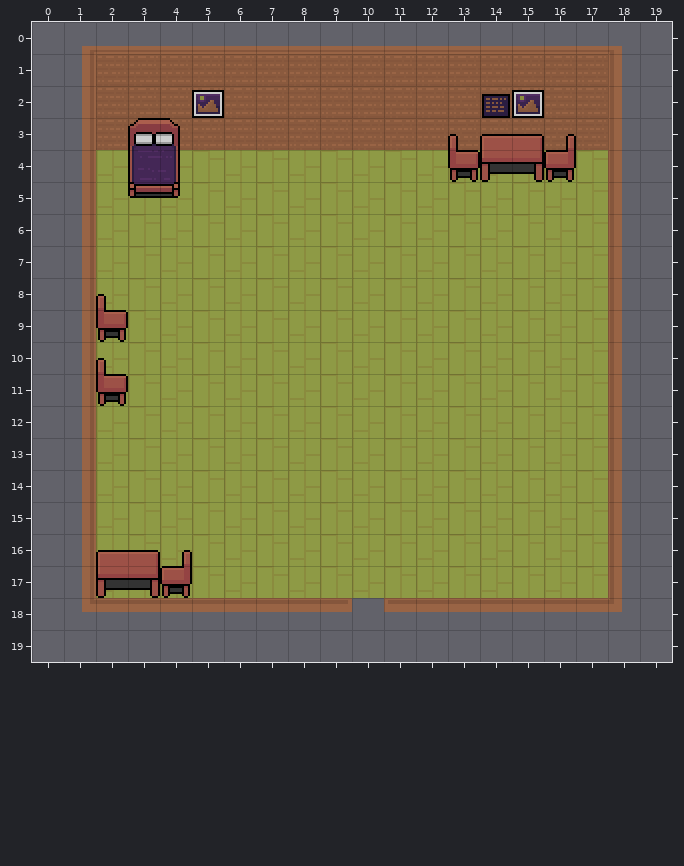
An edit to a level. Tiled map, data/map1_int/map.tmx. That is the earlier state.
Cells are 16x16 px. Shown: x 0..19, y 0..19. The commit also replaced the tileset; all pictures use the new one.
Now the later version:
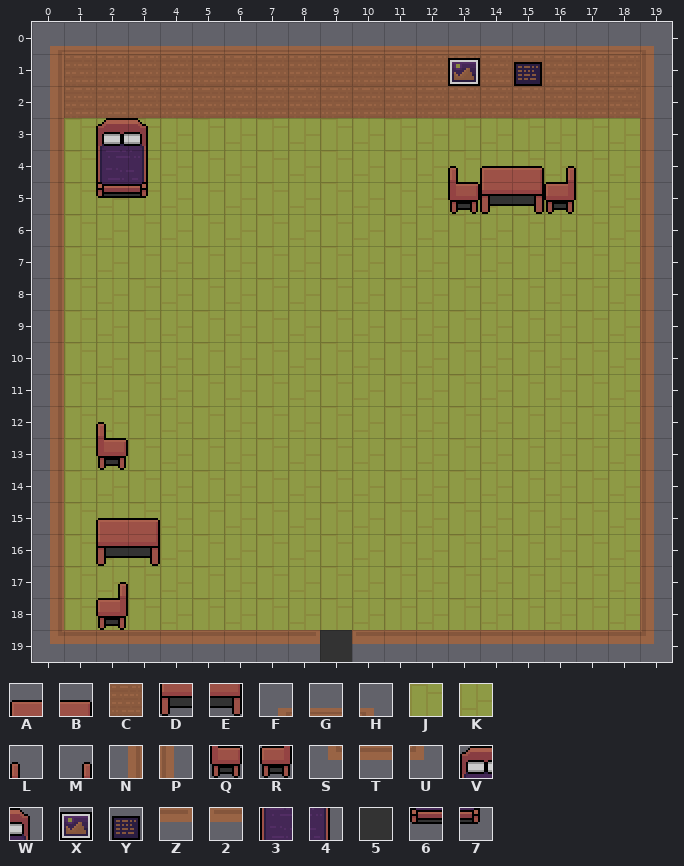
Key: from "interior": A 3, B 4, C 11, D 13, E 14, F 15, G 16, H 17, J 21, K 22, L 23, M 24, N 25, P 27, Q 33, R 34, S 35, T 36, U 37, V 41, W 42, X 43, Y 44, Z 46, 2 47, 3 51, 4 52, 5 56, 6 61, 7 62.
_ is an empty cell.
Change:
Layer "Floor":
y 3..17: x 1 _ -> J; x 18 _ -> K
y 18: x 1..18 __________________ -> JKJKJKJKJKJKJKJKJK
y 19: x 9 _ -> 5
Layer "Wall":
y 0: x 0..1 _F -> FG; x 18..19 H_ -> GH
y 1..2: x 0..1 _N -> NC; x 18..19 P_ -> CP
y 3: x 0..19 _NCCCCCCCCCCCCCCCCP_ -> N__________________P
y 4..17: x 0..1 _N -> N_; x 18..19 P_ -> _P
y 18: x 0..9 _STTTTTTTZ -> N_________; x 11..19 2TTTTTTU_ -> ________P
y 19: x 0..8 _________ -> STTTTTTTZ; x 10..19 __________ -> 2TTTTTTTTU
Layer "Deco":
y 1: x 13 _ -> X; x 15 _ -> Y
y 2: x 5 X -> _; x 14..15 YX -> __
y 3: x 2..4 _VW -> VW_; x 13..16 LABM -> ____
y 4: x 2..4 _34 -> 34_; x 13..16 QDER -> LABM
y 5: x 2..4 _67 -> 67_; x 13..16 ____ -> QDER
y 8: x 2 L -> _
y 9: x 2 Q -> _
y 10: x 2 L -> _
y 11: x 2 Q -> _
y 12: x 2 _ -> L
y 13: x 2 _ -> Q
y 15: x 2..3 __ -> AB
y 16: x 2..4 ABM -> DE_
y 17: x 2..4 DER -> M__
y 18: x 2 _ -> R
Pixel boxes of the changes (left, top, right, bottom) in both pictures:
changed: (50, 46, 654, 662)
